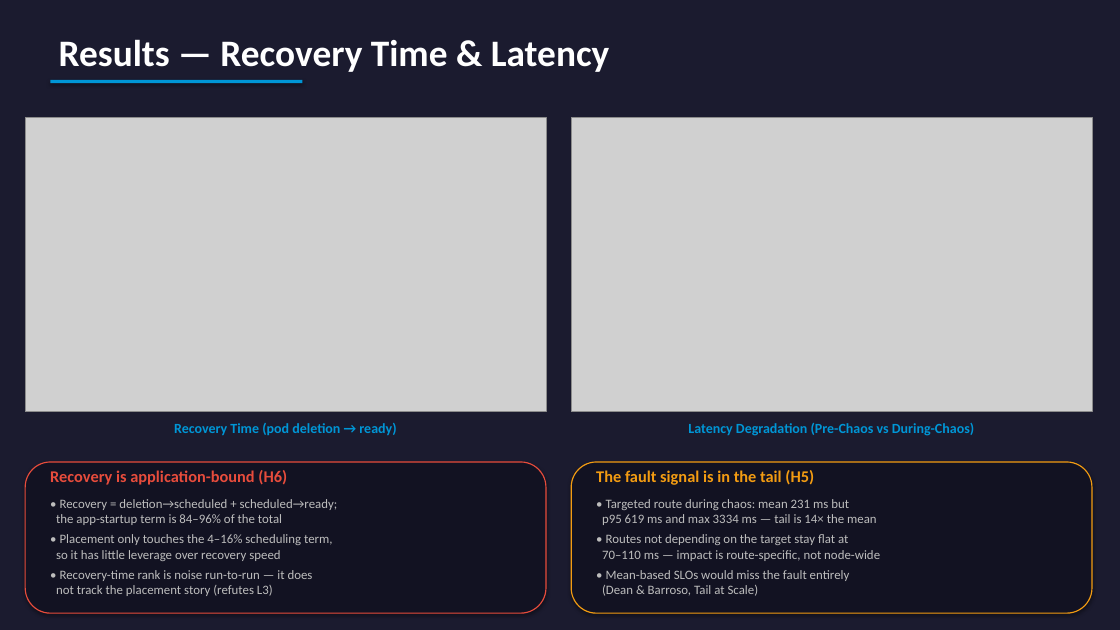
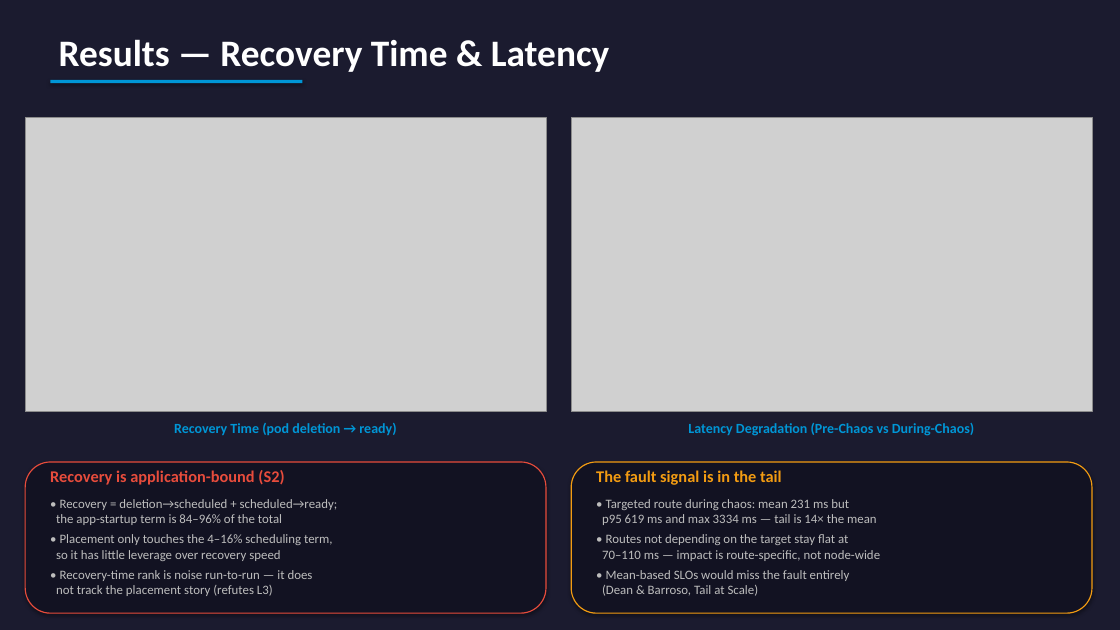
Before and after one commit to yhu02/uva-msc-thesis, a slide deck: slide 10 of ChaosProbe_Presentation.pptx. Drawn at 1120x630 pixels with LibreOffice and Linux fonts; fonts in the diff are those of the drawing; grey boxes stand for pictures. Boxes give left, top, right and bottom in pixels: in the first picture for what was removed or moved away, otherwise in the second. Text is boxed around its words. In the diff, an @@ line names an element or a change of style, - is before the commit and + after.

```diff
--- a/ChaosProbe_Presentation.pptx
+++ b/ChaosProbe_Presentation.pptx
@@ text at bbox=[50, 470, 284, 485]: text changed @@
-Recovery is application-bound (H6)
+Recovery is application-bound (S2)
@@ text at bbox=[596, 470, 782, 485]: text changed @@
-The fault signal is in the tail (H5)
+The fault signal is in the tail
```
Also in this commit, not shown: 4 other slides changed, 2 other files.
